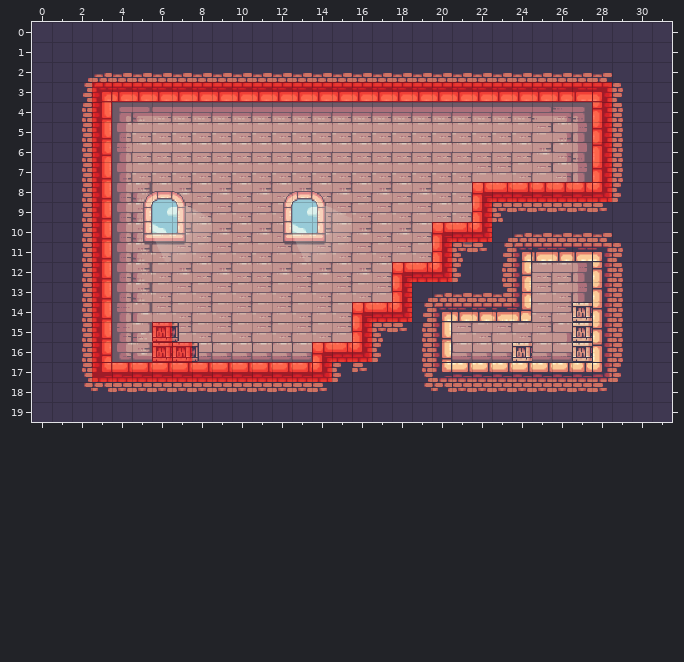
Level history. Tiled map: assets/Tiled/level1.tmx. That is the earlier state.
Cells are 32x32 px. Shown: x 0..31, y 0..19.
And afterwards:
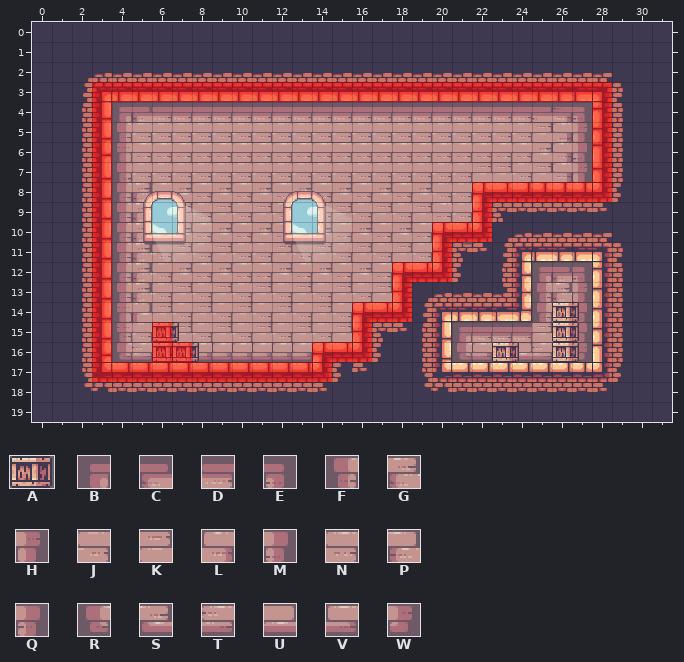
Key: from "objects": A 0 "Box"; from "terrain": B 534, C 535, D 536, E 539, F 572, G 573, H 577, J 612, K 613, L 614, M 615, N 650, P 687, Q 691, R 724, S 725, T 726, U 727, V 728, W 729.
_ is an empty cell.
Change:
Layer "Terrain":
y 12: x 25..27 NNH -> BCE
y 13: x 25..26 KJ -> FG
y 14: x 25..27 JKA -> FLM
y 15: x 5 P -> J; x 21..24 KJKJ -> BDDD; x 27 A -> Q
y 16: x 5 S -> T; x 21 V -> R; x 23..25 VAV -> TUT; x 27 A -> W
Layer "Objects":
y 14..15: x 26 _ -> A
y 16: x 23 _ -> A; x 26 _ -> A
